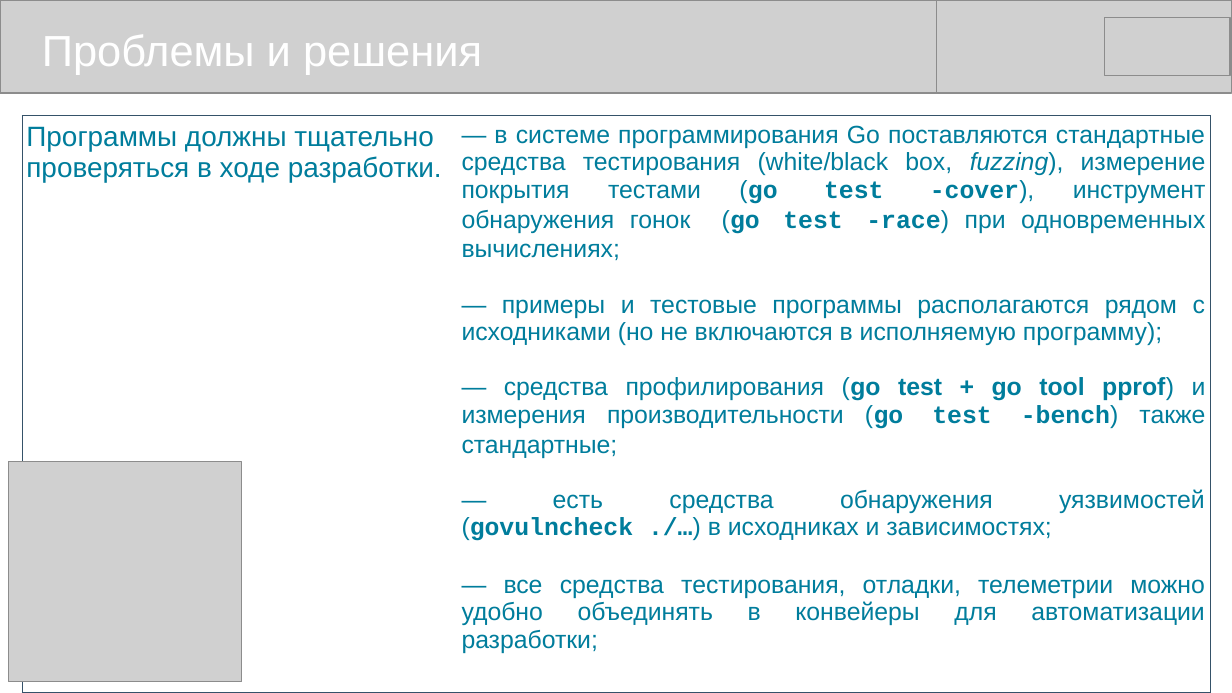
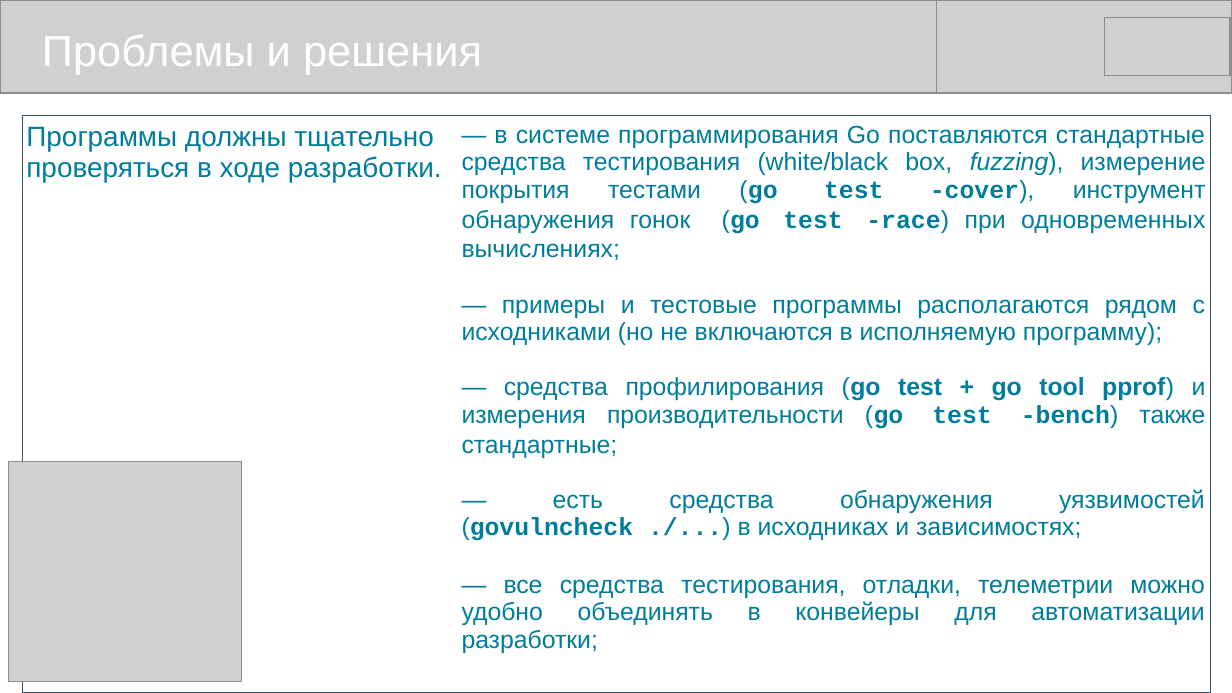
Before and after one commit to mike-shock/Go_language, a slide deck: slide 15 of view/Go_View.odp. Drawn at 1232x693 pixels with LibreOffice and Linux fonts; fonts in the diff are those of the drawing; grey boxes stand for pictures. Boxes give left, top, right and bottom in pixels: in the first picture for what was removed or moved away, otherwise in the second. Text is boxed around its words. In the diff, an @@ line names an element or a change of style, - is before the commit and + after.

```diff
--- a/view/Go_View.odp
+++ b/view/Go_View.odp
@@ table at (22,115,1211,657) @@
-row 1, column 2: — в системе программирования Go поставляются стандартные средства тестирования (white/black box, fuzzing), измерение покрытия тестами (go test -cover), инструмент обнаружения гонок (go test -race) при одновременных вычислениях; / — примеры и тестовые программы располагаются рядом с исходниками (но не включаются в исполняемую программу); / — средства профилирования (go test + go tool pprof) и измерения производительности (go test -bench) также стандартные; / — есть средства обнаружения уязвимостей (govulncheck ./…) в исходниках и зависимостях; / — все средства тестирования, отладки, телеметрии можно удобно объединять в конвейеры для автоматизации разработки;
+row 1, column 2: — в системе программирования Go поставляются стандартные средства тестирования (white/black box, fuzzing), измерение покрытия тестами (go test -cover), инструмент обнаружения гонок (go test -race) при одновременных вычислениях; / — примеры и тестовые программы располагаются рядом с исходниками (но не включаются в исполняемую программу); / — средства профилирования (go test + go tool pprof) и измерения производительности (go test -bench) также стандартные; / — есть средства обнаружения уязвимостей (govulncheck ./...) в исходниках и зависимостях; / — все средства тестирования, отладки, телеметрии можно удобно объединять в конвейеры для автоматизации разработки;
```
Also in this commit, not shown: 12 other slides changed, 3 other files.
